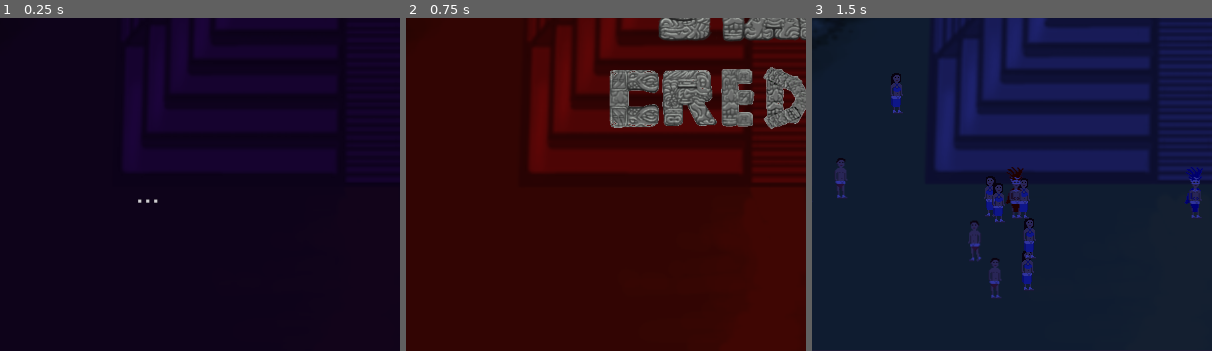
Above: before the commit, frames 1-3 (left to right).
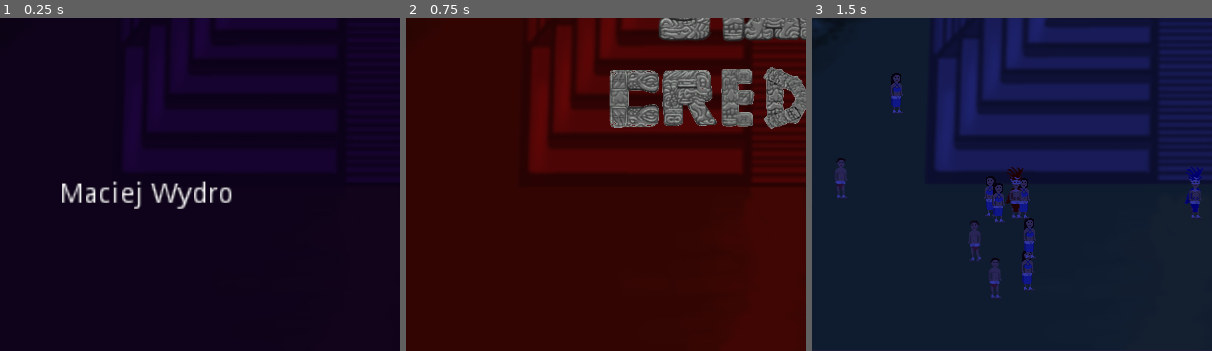
Above: after the commit, the same moments.

Repository: JohnMeadow1/RisingSun
Game: Godot game, scene res://credits_scene.tscn
Same seed, same stepped clock (60 frames per second), same inputs: the game is played once before the commit and once after it. This scene is started directly instead of the project's main scene.
Inputs (mouse positions are % of the whole screen's width and height, from its top left):
- Up to frame 1 (0.25 s): no input
- Up to frame 2 (0.75 s): click "Natalia Slezak Paulina Mordal…" at 0.5 s
- Up to frame 3 (1.5 s): click (50, 54) at 1.27 s
The pictures show only the part of the screen within x 4-54%, y 50-100%; the shares and areas given below are measured in that part.

The runs differ from the first frame. In frame 1, 1.3% of the frame differs, in the area x 15-58%, y 48-58%; in frame 2, nothing differs; in frame 3, nothing differs.

Commit message:
Credits update

Diff:
--- a/source/credits_scene.tscn
+++ b/source/credits_scene.tscn
@@ -120,7 +120,7 @@
 
 
 
-..."
+Maciej Wydro"
 align = 1
 valign = 1
 percent_visible = 1.0
